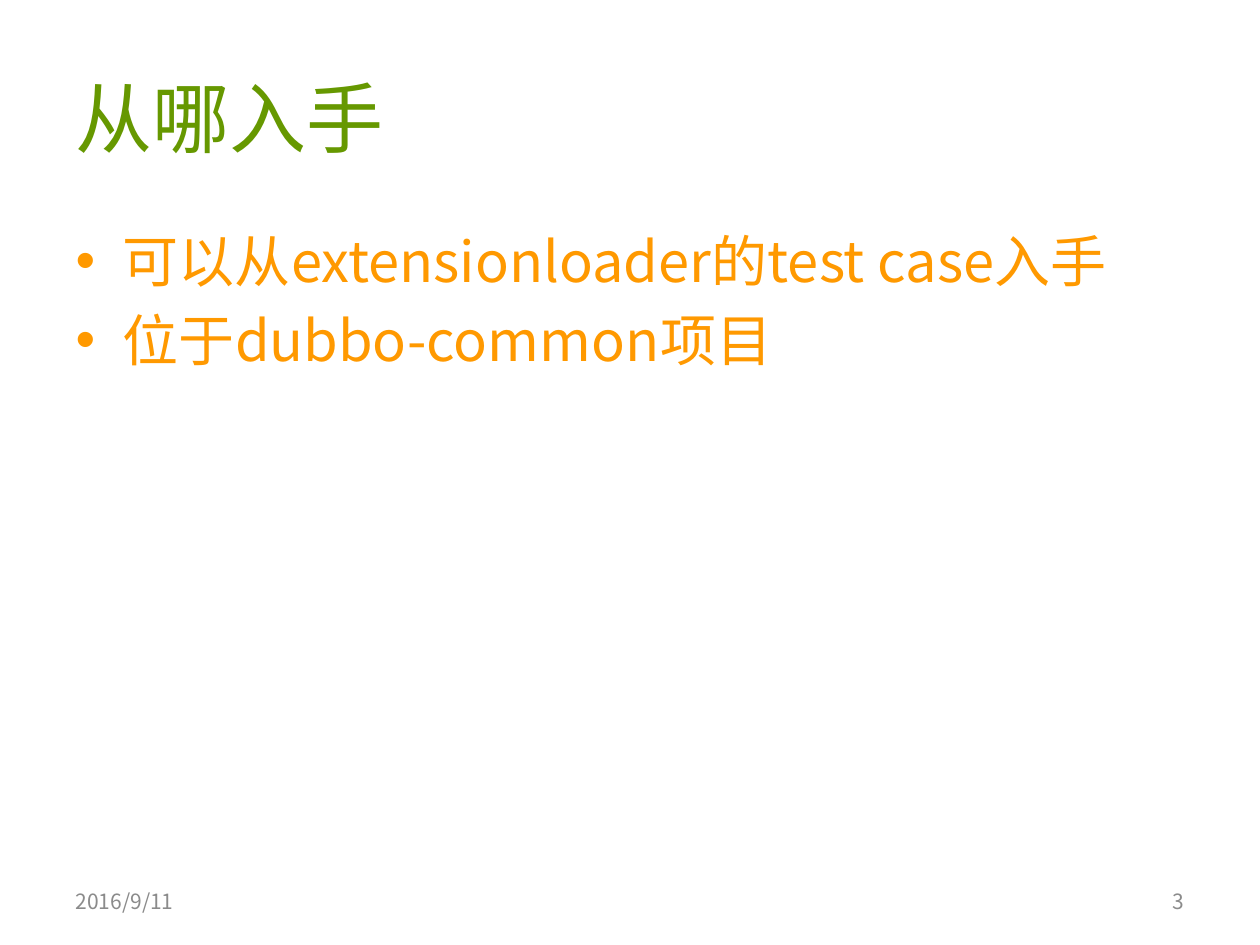
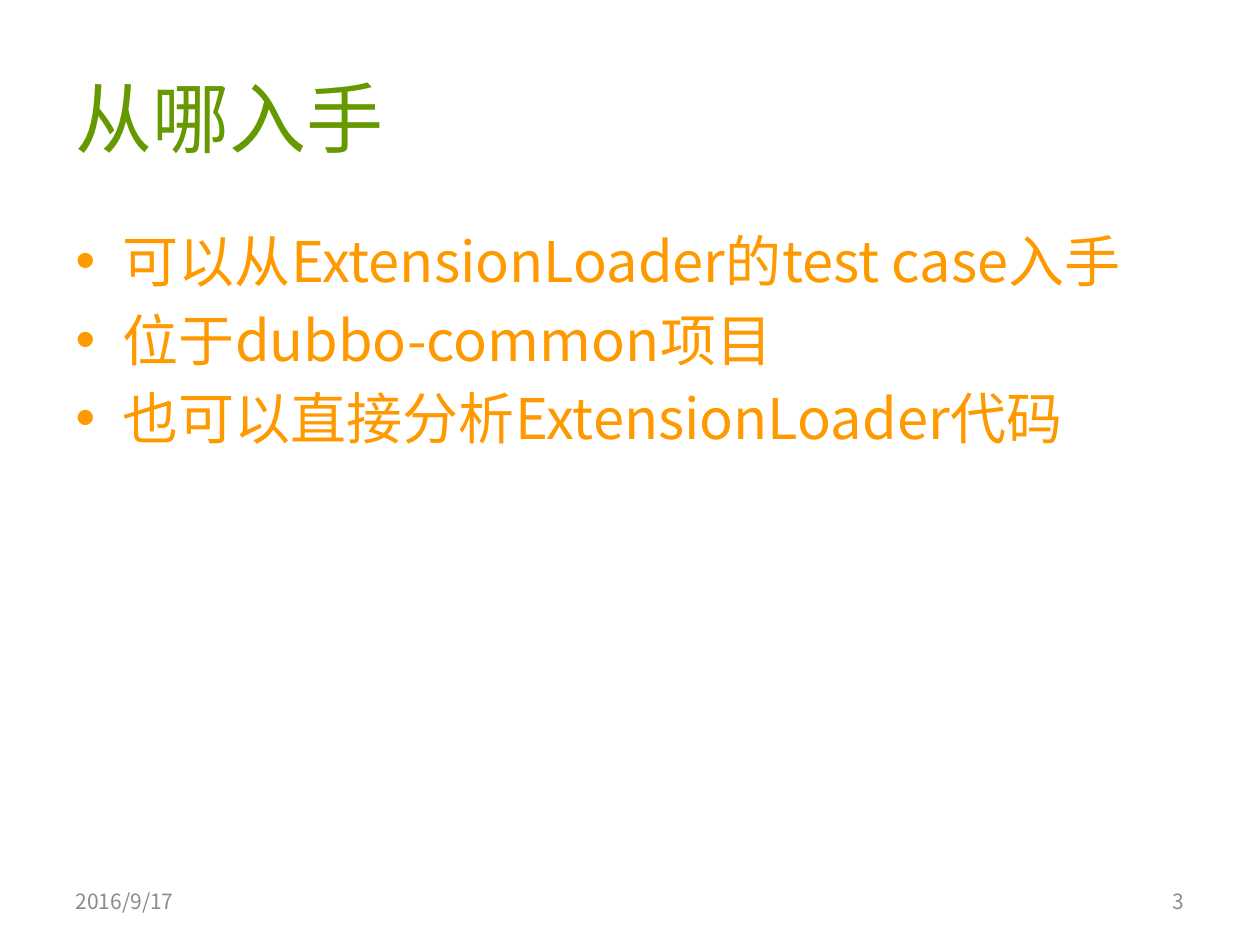
Before and after one commit to AmarRocks/demo, a slide deck: slide 3 of 04.dubbo_demo/document/dubbo源码分析3-扩展点.pptx. Drawn at 1260x945 pixels with LibreOffice and Linux fonts; fonts in the diff are those of the drawing. Boxes give left, top, right and bottom in pixels: in the first picture for what was removed or moved away, otherwise in the second. Text is boxed around its words. In the diff, an @@ line names an element or a change of style, - is before the commit and + after.

```diff
--- a/04.dubbo_demo/document/dubbo源码分析3-扩展点.pptx
+++ b/04.dubbo_demo/document/dubbo源码分析3-扩展点.pptx
@@ text at [123, 235, 1121, 287]: text changed @@
-• 可以从extensionloader的test case入手
+• 可以从ExtensionLoader的test case入手
@@ text at [123, 392, 1062, 444]: paragraph added @@
+• 也可以直接分析ExtensionLoader代码
@@ text at [76, 892, 174, 913]: text changed @@
-2016/9/11
+2016/9/17
```
Also in this commit, not shown: 4 other slides changed, 3 slides added, 1 slide removed, 2 other files.
